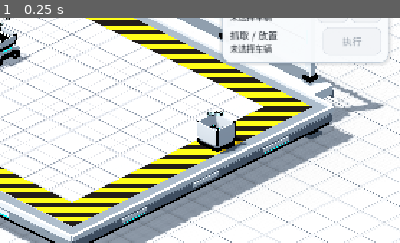
Above: before the commit, frame 1.
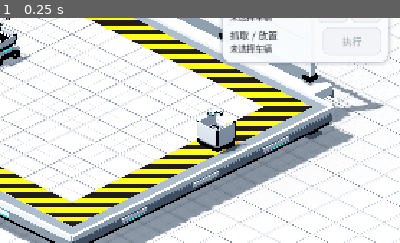
Above: after the commit, the same moment.

Repository: Ri0n72Y/automata
Game: Godot game, scene res://scenes/scene_01/scene_01_basic_packing.tscn
Two runs of this game, one before a commit and one after it. Both use one fixed random seed, a clock stepped at 60 frames per second and the inputs below.
Inputs:
- Up to frame 1 (0.25 s): no input
The pictures show only the part of the screen within x 50-100%, y 38-88%; the shares and areas given below are measured in that part.

The runs differ from the first frame. In frame 1, 0.2% of the frame differs, in the area x 52-62%, y 43-57%.

Commit message:
refine(scene-01): expose receiver capacity cargo

Diff:
--- a/scenes/scene_01/objects/standard_box.tscn
+++ b/scenes/scene_01/objects/standard_box.tscn
@@ -67,8 +67,8 @@
 material_override = ExtResource("4_white")
 
 [node name="WallFront" type="MeshInstance3D" parent="VisualRoot"]
-position = Vector3(0, 0.46, -0.365)
-scale = Vector3(0.76, 0.5, 0.055)
+position = Vector3(0, 0.31, -0.365)
+scale = Vector3(0.76, 0.22, 0.055)
 mesh = ExtResource("8_panel")
 material_override = ExtResource("4_white")
 
@@ -117,40 +117,40 @@
 unique_name_in_owner = true
 
 [node name="Slot01" parent="VisualRoot/CapacitySlots" instance=ExtResource("3_block")]
-position = Vector3(-0.28, 0.2, -0.18)
+position = Vector3(-0.28, 0.25, -0.18)
 scale = Vector3(0.42, 0.42, 0.42)
 
 [node name="Slot02" parent="VisualRoot/CapacitySlots" instance=ExtResource("3_block")]
-position = Vector3(-0.09, 0.2, -0.18)
+position = Vector3(-0.09, 0.25, -0.18)
 scale = Vector3(0.42, 0.42, 0.42)
 
 [node name="Slot03" parent="VisualRoot/CapacitySlots" instance=ExtResource("3_block")]
-position = Vector3(0.09, 0.2, -0.18)
+position = Vector3(0.09, 0.25, -0.18)
 scale = Vector3(0.42, 0.42, 0.42)
 
 [node name="Slot04" parent="VisualRoot/CapacitySlots" instance=ExtResource("3_block")]
 visible = false
-position = Vector3(0.28, 0.2, -0.18)
+position = Vector3(0.28, 0.25, -0.18)
 scale = Vector3(0.42, 0.42, 0.42)
 
 [node name="Slot05" parent="VisualRoot/CapacitySlots" instance=ExtResource("3_block")]
 visible = false
-position = Vector3(-0.28, 0.2, 0.18)
+position = Vector3(-0.28, 0.25, 0.18)
 scale = Vector3(0.42, 0.42, 0.42)
 
 [node name="Slot06" parent="VisualRoot/CapacitySlots" instance=ExtResource("3_block")]
 visible = false
-position = Vector3(-0.09, 0.2, 0.18)
+position = Vector3(-0.09, 0.25, 0.18)
 scale = Vector3(0.42, 0.42, 0.42)
 
 [node name="Slot07" parent="VisualRoot/CapacitySlots" instance=ExtResource("3_block")]
 visible = false
-position = Vector3(0.09, 0.2, 0.18)
+position = Vector3(0.09, 0.25, 0.18)
 scale = Vector3(0.42, 0.42, 0.42)
 
 [node name="Slot08" parent="VisualRoot/CapacitySlots" instance=ExtResource("3_block")]
 visible = false
-position = Vector3(0.28, 0.2, 0.18)
+position = Vector3(0.28, 0.25, 0.18)
 scale = Vector3(0.42, 0.42, 0.42)
 
 [node name="CapacityLabel" type="Label3D" parent="VisualRoot"]
